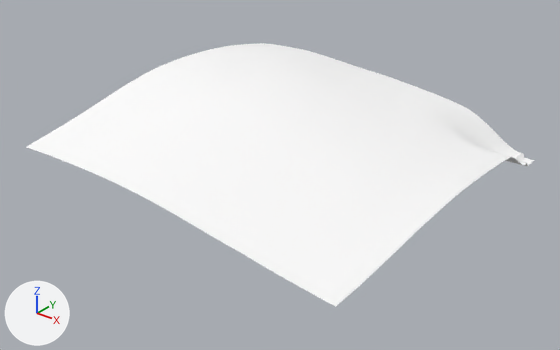
Before and after pictures for a commit that changed the glTF model games/yorimichi/assets/belmonte/meshes/SM_BM_BT_Terrain_1_0.glb.
Both versions are drawn from a camera (50 mm lens) standing at (-334.0, -869.0, 251.0) and looking at (-639.0, -487.0, 15.0). Arrows for +X, +Y and +Z are at lower left; the lights stay in place. The first picture is the older version.

The first picture shows 'SM_BM_BT_Terrain_1_0'.
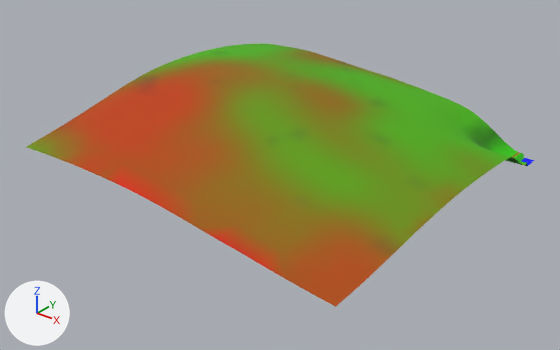
Boxes [x1, y1, x2, y2] around the edits, measured in the pictures (560 x 350 px):
part 1 of me_sm_bt_terrain_1_0, recoloured (white to green)
    both: [155, 43, 527, 225]
part 2 of me_sm_bt_terrain_1_0, recoloured (darker)
    both: [26, 49, 534, 252]
part 3 of me_sm_bt_terrain_1_0, recoloured (white to brown)
    both: [45, 65, 395, 293]
part 4 of me_sm_bt_terrain_1_0, recoloured (white to orange)
    both: [64, 78, 371, 307]

The change, as a list of edits to the scene's bpy script:
```text
Change me_sm_bt_terrain_1_0:
    where me_sm_bt_terrain_1_0.from_pydata(...)  # 1113 vertices, 2103 faces; spans x -768.0..-512.0, y -600.0..-344.0, z 11.0..69.0
    used by ob_sm_bm_bt_terrain_1_0; location = (0.0, 0.0, 0.0)
    me_sm_bt_terrain_1_0 part 1: 1122 faces centred in x -766.0..-513.0, y -534.0..-345.0, z 11.0..68.0 are repainted in the vertex colours; the middle colour goes from white #ffffff to green #51aa00
    me_sm_bt_terrain_1_0 part 2: 596 faces centred in x -766.0..-513.0, y -595.0..-345.0, z 11.0..69.0 are repainted in the vertex colours; the middle colour goes from white #ffffff to yellow #7d7d00
    me_sm_bt_terrain_1_0 part 3: 194 faces centred in x -766.0..-515.0, y -595.0..-454.0, z 25.0..69.0 are repainted in the vertex colours; the middle colour goes from white #ffffff to brown #a35b00
    me_sm_bt_terrain_1_0 part 4: 191 faces centred in x -766.0..-518.0, y -595.0..-491.0, z 24.0..66.0 are repainted in the vertex colours; the middle colour goes from white #ffffff to orange #be4000
```
